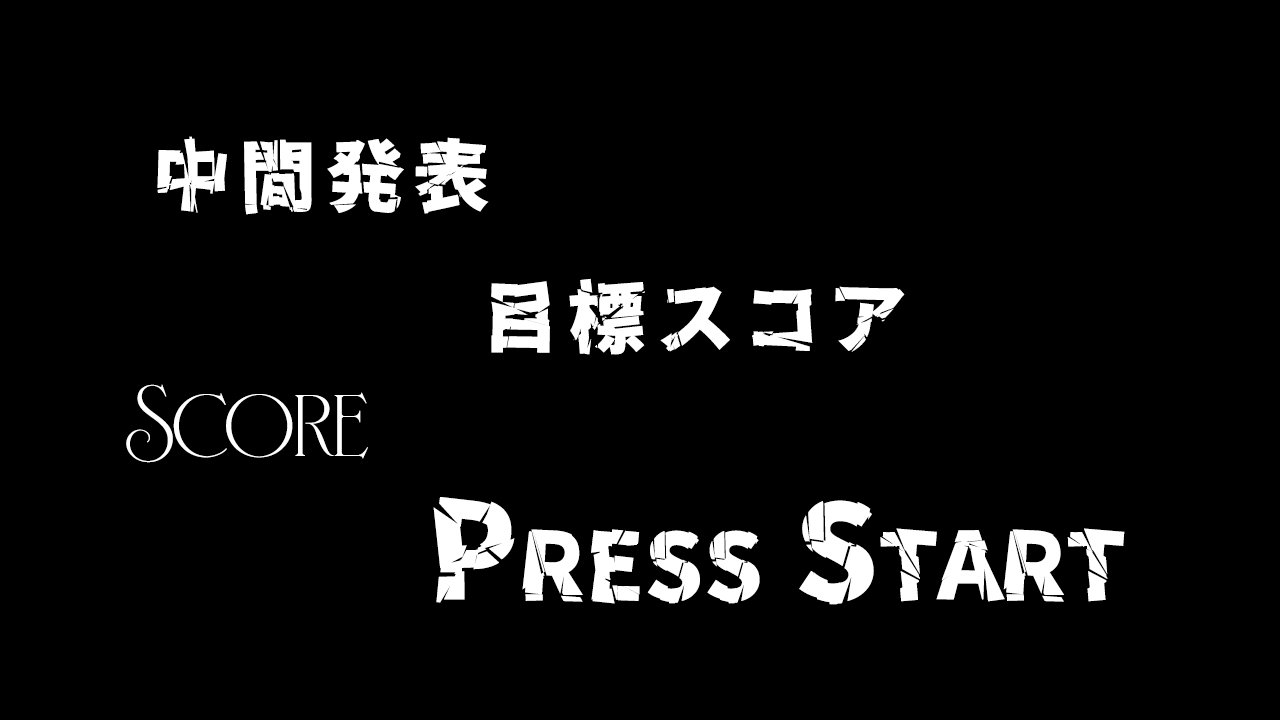
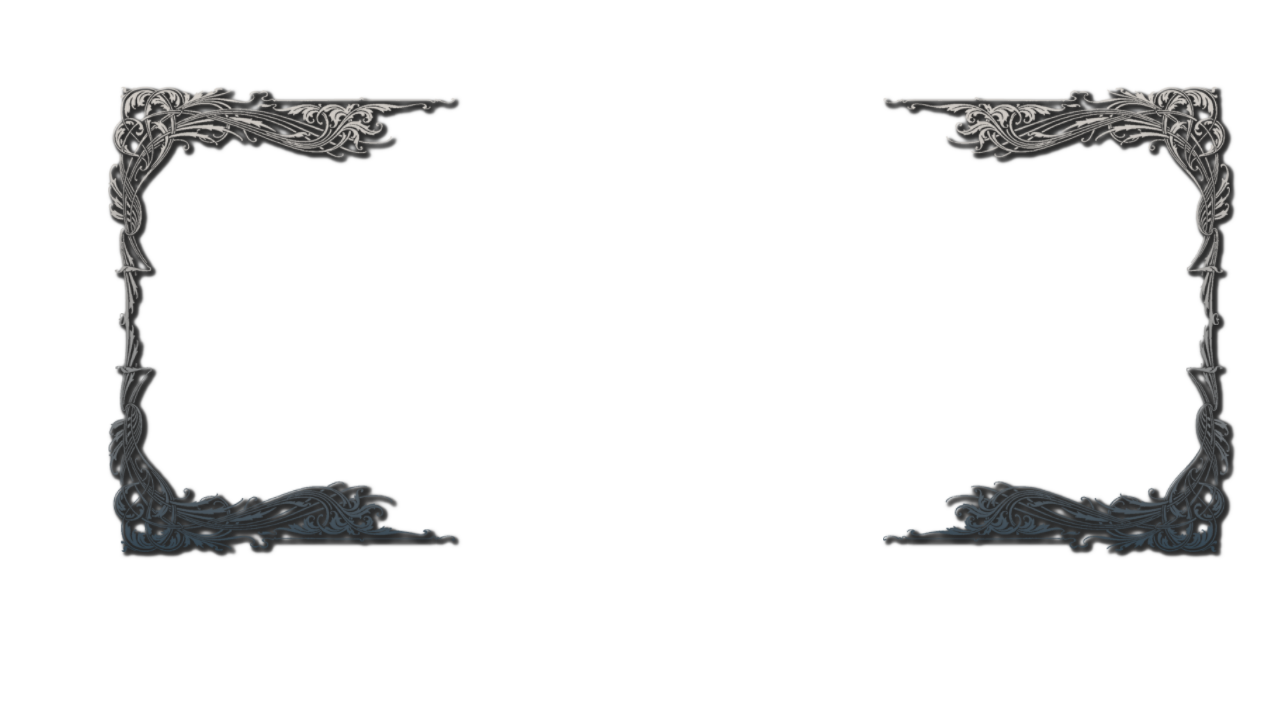
Revision of a layered 1280 × 720 image; what changed, layer by layer:
hid "Press Start" over <box>433,497,1125,605</box>
hid "Score" over <box>126,384,368,463</box>
hid "目標スコア" over <box>491,278,905,355</box>
added layer "レイヤー 2" above "長方形 1" over <box>108,86,1230,552</box>
hid "中間発表" over <box>157,136,489,215</box>
hid "背景" over <box>0,0,1280,720</box>
